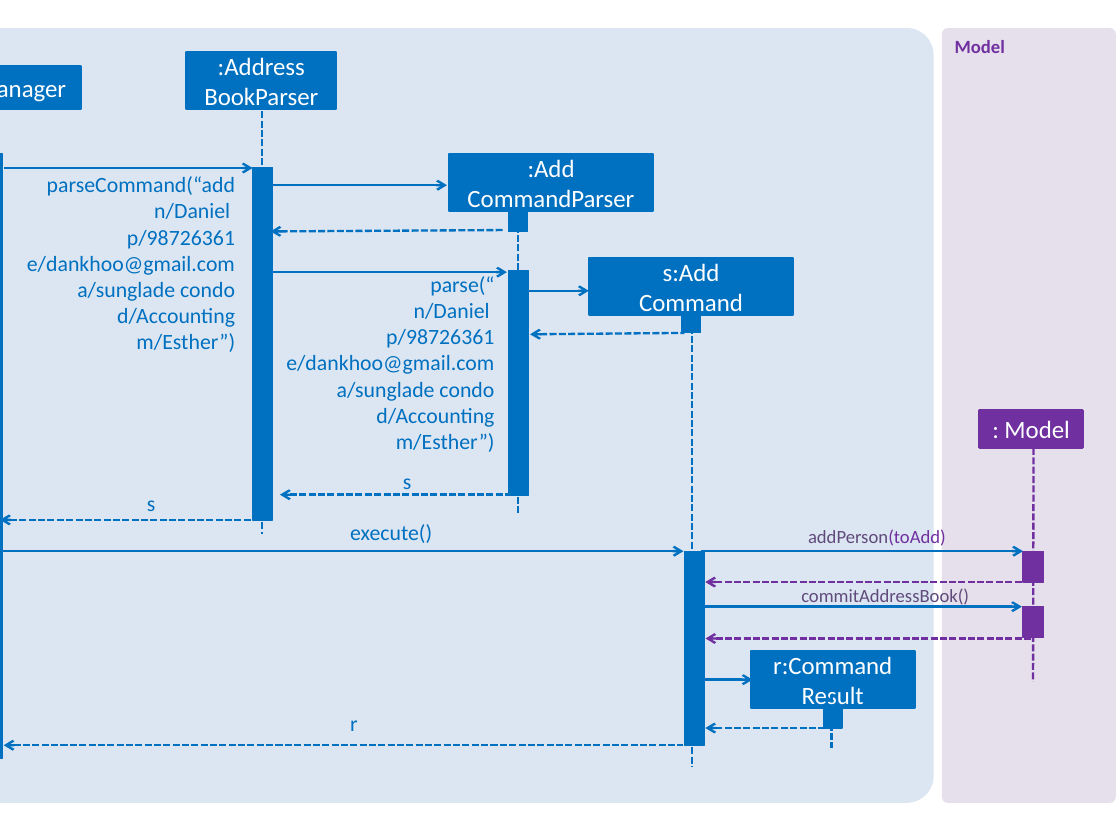
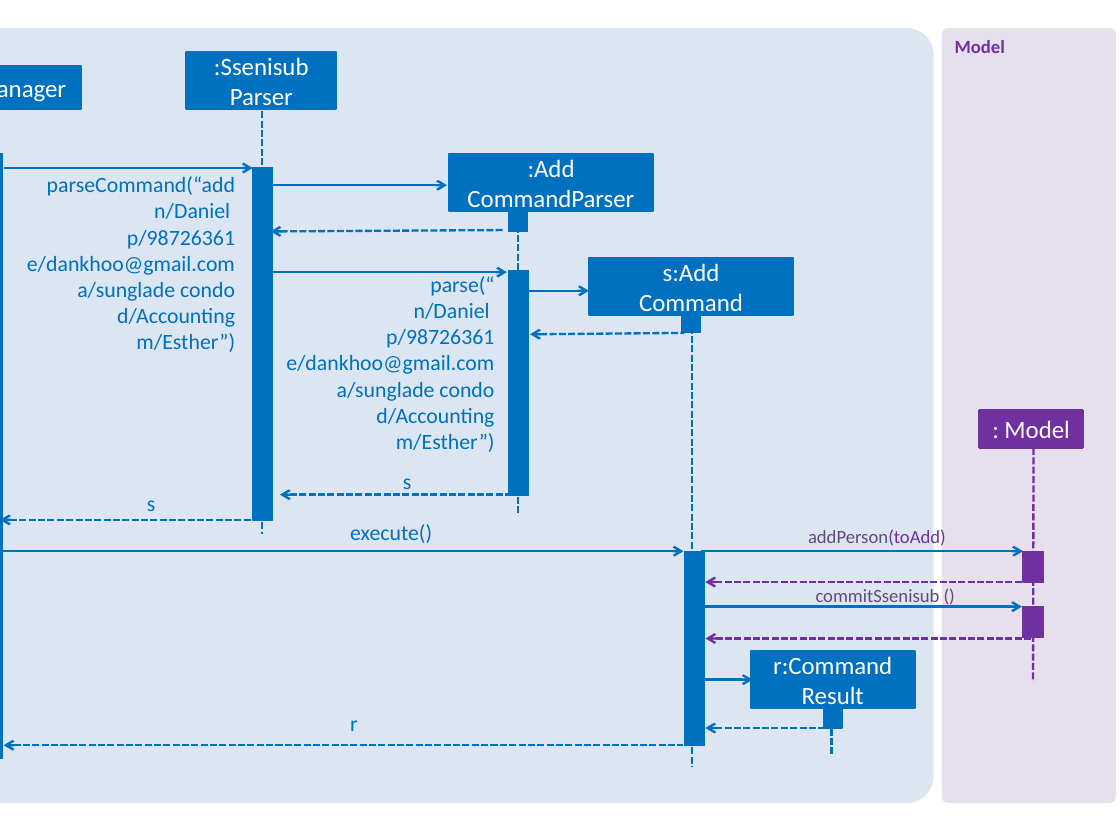
Before and after one commit to sa229/main, a slide deck: slide 1 of docs/diagrams/AddSequenceDiagram.pptx. Drawn at 1120x840 pixels with LibreOffice and Linux fonts; fonts in the diff are those of the drawing. Boxes give left, top, right and bottom in pixels: in the first picture for what was removed or moved away, otherwise in the second. Text is boxed around its words. In the diff, an @@ line names an element or a change of style, - is before the commit and + after.

```diff
--- a/docs/diagrams/AddSequenceDiagram.pptx
+++ b/docs/diagrams/AddSequenceDiagram.pptx
@@ text in rectangle at (214, 57, 309, 111): text changed @@
-:Address
-BookParser
+:Ssenisub
+Parser
@@ text at (816, 589, 940, 608): text changed @@
-commitAddressBook()
+commitSsenisub ()
@@ line moved from (832, 696) - (832, 748) to (832, 710) - (832, 754) @@
```
Also in this commit, not shown: 32 other files.
